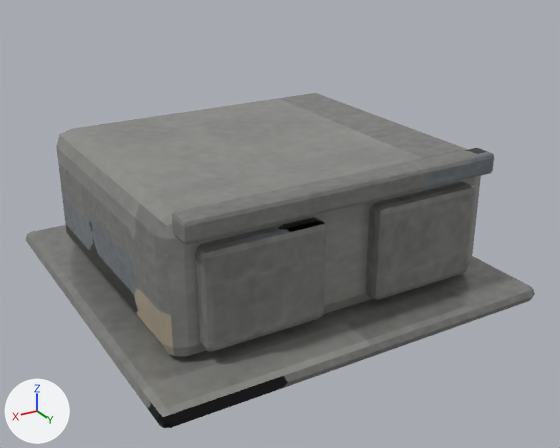
A saved change to the glTF model game/assets/models/com_factory.glb.
The view is the same before and after, from a camera (50 mm lens) standing at (1.74, 3.09, 1.78) and looking at (0.02, 0.22, 0.34). Arrows for +X, +Y and +Z are at lower left; the lights stay in place. The picture after the commit comes second. Vertices at exactly the same position are counted once.

In view in the first picture: 'com_factory'.
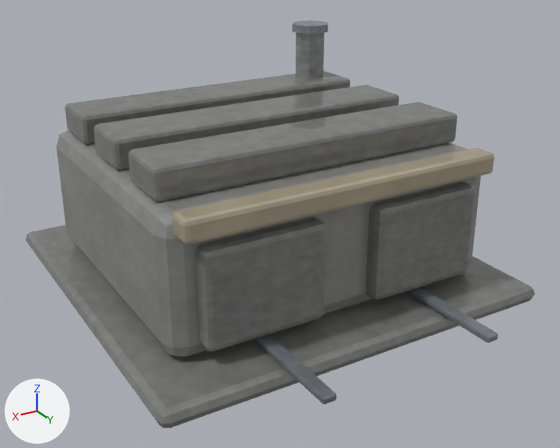
What the commit changed:
me_cube is used by ob_com_factory; location (0.0, 0.0, 0.0).
me_cube had 280 vertices, 540 faces and spanned x -0.95..0.95, y -0.95..0.95, z 0.0..0.72.
me_cube now has 600 vertices, 1152 faces and spans x -0.95..0.95, y -0.95..1.2, z 0.0..1.12.
me_cube part 1: the loose piece of 56 vertices spanning x -0.95..0.95, y -0.95..0.95, z 0.0..0.08 is copied, and the copy is scaled about its middle by (0.0275, 0.265, 0.424), then moved by (-0.4, 0.95, 0.06); it spans x -0.43..-0.37, y 0.7..1.2, z 0.09..0.12.
me_cube part 2: the loose piece of 56 vertices spanning x -0.95..0.95, y -0.95..0.95, z 0.0..0.08 is copied, and the copy is scaled about its middle by (0.0275, 0.265, 0.424), then moved by (0.4, 0.95, 0.06); it spans x 0.37..0.43, y 0.7..1.2, z 0.09..0.12.
me_cube part 3: a new loose piece, a 10-sided cylinder along z spanning x -0.68..-0.52, y -0.58..-0.42, z 0.6..1.1, in mat_com_factory_baked.
me_cube part 4: a new loose piece, a 10-sided cylinder along z spanning x -0.695..-0.505, y -0.6..-0.4, z 1.08..1.12, in mat_com_factory_baked.
me_cube part 5: a new loose piece of 56 vertices spanning x -0.75..0.75, y -0.59..-0.31, z 0.7..0.84, in mat_com_factory_baked.
me_cube part 6: a new loose piece of 56 vertices spanning x -0.75..0.75, y -0.17..0.11, z 0.7..0.84, in mat_com_factory_baked.
me_cube part 7: a new loose piece of 56 vertices spanning x -0.75..0.75, y 0.25..0.53, z 0.7..0.84, in mat_com_factory_baked.
me_cube part 8: 537 kept faces spanning x -0.95..0.95, y -0.95..0.95, z 0.0..0.72 get new texture (UV) coordinates.

Changed parts and their boxes (x1, y1, x2, y2) in the pictures (560 x 448 px):
'com_factory', reshaped (22% taller): before (26, 93, 535, 428); after (26, 20, 535, 428)
part 1 of me_cube, added: after (409, 287, 498, 343)
part 2 of me_cube, added: after (256, 334, 337, 404)
part 3 of me_cube, added: after (296, 33, 324, 78)
part 4 of me_cube, added: after (292, 20, 328, 34)
part 5 of me_cube, added: after (65, 71, 350, 144)
part 6 of me_cube, added: after (94, 85, 399, 170)
part 7 of me_cube, added: after (128, 102, 457, 201)
part 8 of me_cube, surface changed: before (31, 93, 494, 428); after (31, 130, 494, 428)
